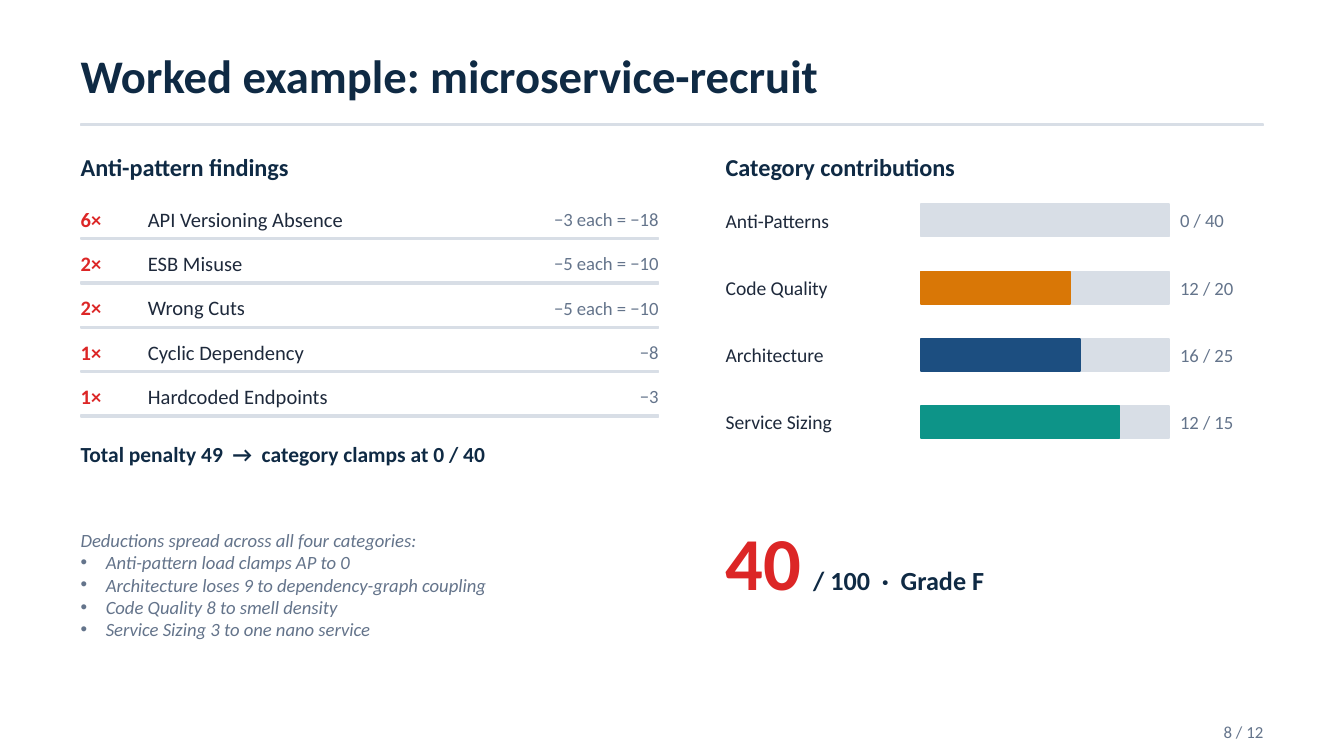
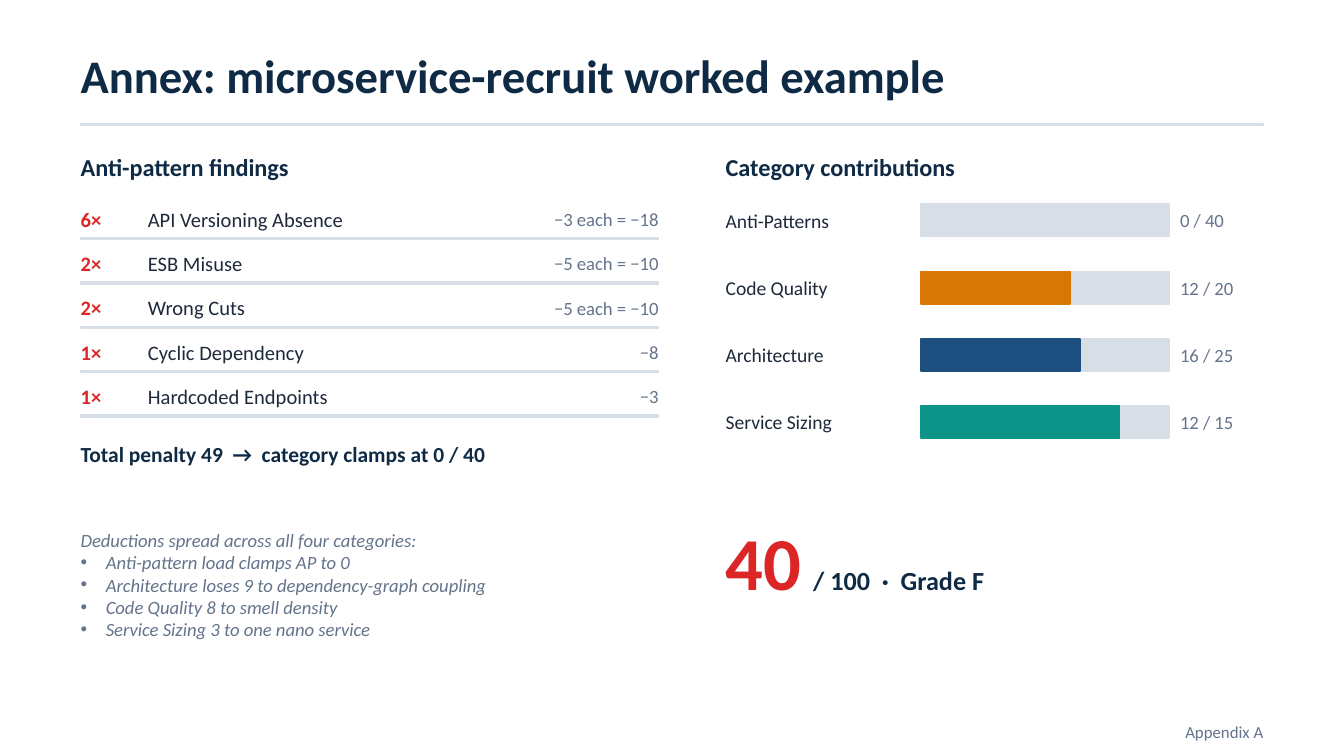
Before and after one commit to andrei45635/dissertation_backend, a slide deck: slide 14 of thesis/presentation/MSA_Detector_Defense_v2.pptx. Drawn at 1344x756 pixels with LibreOffice and Linux fonts; fonts in the diff are those of the drawing. Boxes give left, top, right and bottom in pixels: in the first picture for what was removed or moved away, otherwise in the second. Text is boxed around its words. In the diff, an @@ line names an element or a change of style, - is before the commit and + after.

Commit message:
update presentation

```diff
--- a/thesis/presentation/MSA_Detector_Defense_v2.pptx
+++ b/thesis/presentation/MSA_Detector_Defense_v2.pptx
@@ text at (x1=81, y1=60, x2=944, y2=101): text changed @@
-Worked example: microservice-recruit
+Annex: microservice-recruit worked example
@@ text at (x1=1185, y1=726, x2=1264, y2=741): text changed @@
-8 / 12
+Appendix A
```
Also in this commit, not shown: 6 other slides changed, 6 slides added, 1 slide removed, 2 other files.
